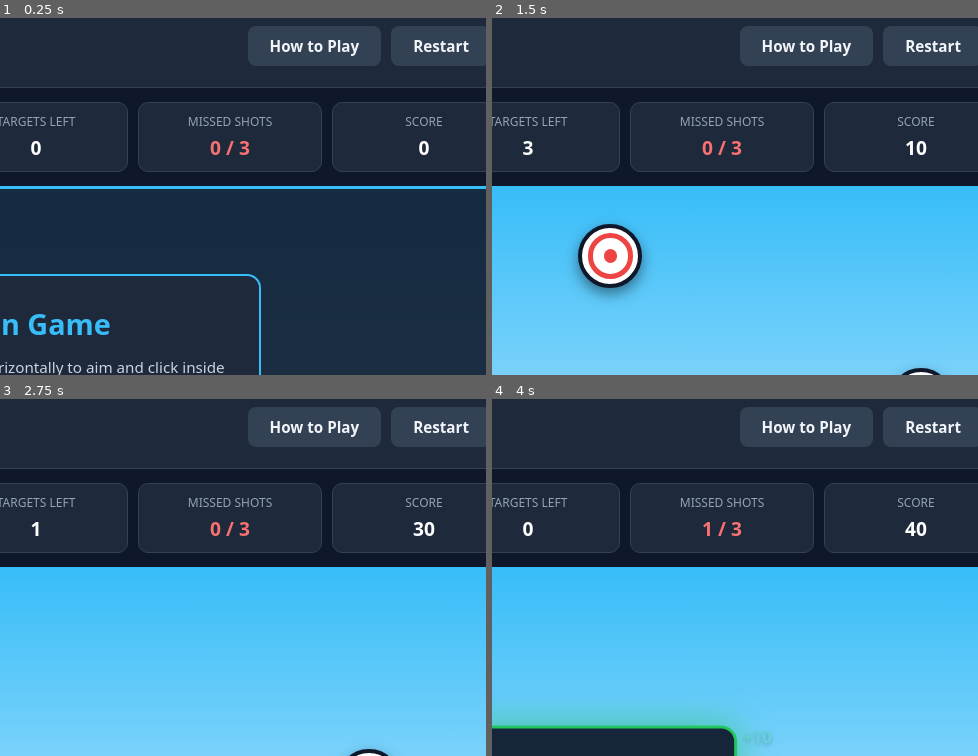
Above: before the commit, frames 1-4 (two rows, left to right).
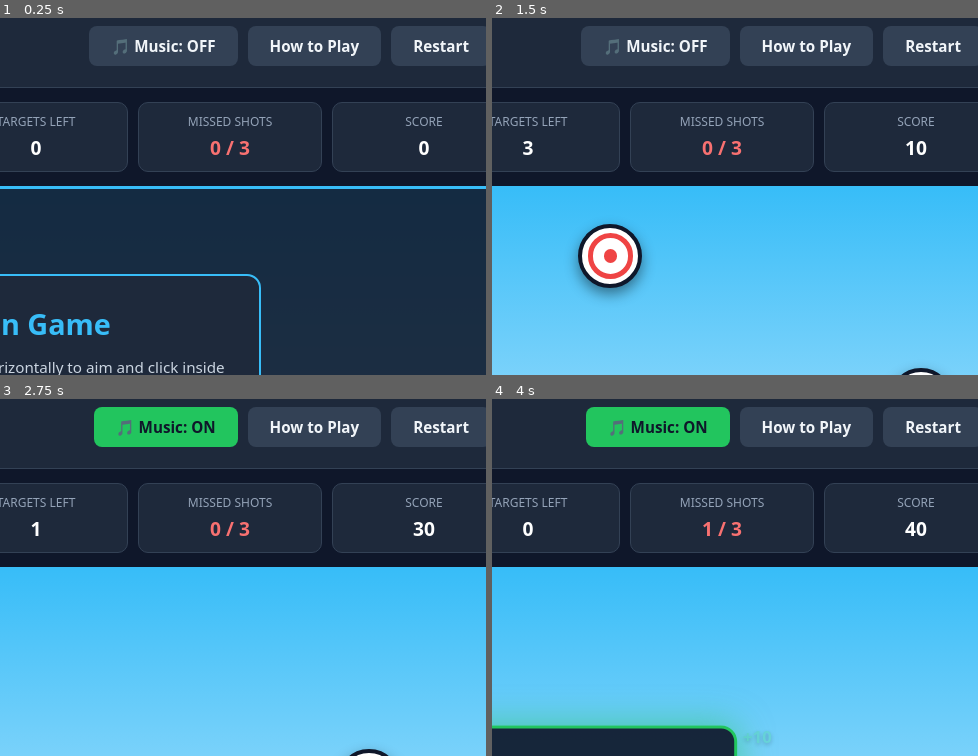
Above: after the commit, the same moments.

Repository: Hussaindx3/Gun-Game
Game: browser game, page index.html
The game is run twice, just before and just after one commit, with the same random seed, the same clock (stepped at 60 frames per second) and the same inputs.
Inputs (mouse positions are % of the whole screen's width and height, from its top left):
- Up to frame 1 (0.25 s): no input
- Up to frame 2 (1.5 s): click "Play Now" at 0.27 s; move the mouse to (50, 70) at 1.07 s; click (4, 66) at 1.27 s
- Up to frame 3 (2.75 s): move the mouse to (30, 55) at 1.67 s; click (63, 36) at 1.87 s; click (63, 7) at 2.02 s, where only the run after the commit has a clickable "🎵 Music: OFF"; move the mouse to (70, 52) at 2.27 s; click (6, 46) at 2.47 s
- Up to frame 4 (4 s): move the mouse to (65, 77) at 2.87 s; click (50, 63) at 3.07 s; move the mouse to (25, 81) at 3.47 s; click (72, 56) at 3.67 s
The pictures show only the part of the screen within x 46-96%, y 3-53%; the shares and areas given below are measured in that part.

The runs differ from the first frame. In frame 1, 3.4% of the frame differs, in the area x 18-49%, y 2-14%; in frame 2, 3.4%; in frame 3, 3.1%; in frame 4, 3.1%.

Commit message:
add sound

Diff:
--- a/app.js
+++ b/app.js
@@ -14,6 +14,10 @@
 let animationFrameId = null;
 let weaponX = 480;
 
+/*----- Background Music State Variables -----*/
+let isMusicPlaying = false;
+let musicInterval = null;
+
 const arenaEl = document.getElementById('game-arena');
 const targetsLayerEl = document.getElementById('targets-layer');
 const weaponEl = document.getElementById('weapon');
@@ -35,6 +39,7 @@
 const startGameBtn = document.getElementById('start-game-btn');
 const instructionsBtn = document.getElementById('instructions-btn');
 const restartBtn = document.getElementById('restart-btn');
+const musicToggleBtn = document.getElementById('music-toggle-btn');
 
 function init() {
   populateStageDropdown();
@@ -146,7 +151,7 @@
 
 function handleShoot(e) {
   if (!isPlaying) return;
-  if (e.target.closest('.modal-overlay') || e.target.closest('.center-banner')) return;
+  if (e.target.closest('.modal-overlay') || e.target.closest('.center-banner') || e.target.closest('.header-controls')) return;
 
   weaponEl.classList.add('recoil');
   setTimeout(() => weaponEl.classList.remove('recoil'), 80);
@@ -167,6 +172,10 @@
 
   if (hitIndex !== -1) {
     const hitTarget = activeTargets[hitIndex];
+
+    /* Play Hit Sound Effect */
+    playShootSound(true);
+
     renderBulletTracer(weaponX, hitTarget.y + hitTarget.size / 2);
     showFeedback(weaponX, hitTarget.y, `+${stageConfig.pointsPerHit}`, 'hit-pop');
 
@@ -177,6 +186,9 @@
     updateHUD();
     checkStageProgress();
   } else {
+    /* Play Miss Sound Effect */
+    playShootSound(false);
+
     renderBulletTracer(weaponX, 0);
     showFeedback(weaponX, arenaEl.clientHeight - 115, 'MISS!', 'miss-pop');
 
@@ -281,6 +293,84 @@
   scoreDisplayEl.textContent = score;
 }
 
+/*----- Web Audio API Sound Generator for Gun Shots -----*/
+const audioCtx = new (window.AudioContext || window.webkitAudioContext)();
+
+function playShootSound(isHit) {
+  if (audioCtx.state === 'suspended') {
+    audioCtx.resume();
+  }
+
+  const oscillator = audioCtx.createOscillator();
+  const gainNode = audioCtx.createGain();
+
+  oscillator.type = isHit ? 'triangle' : 'sawtooth';
+
+  const startFreq = isHit ? 520 : 180;
+  const endFreq = isHit ? 110 : 40;
+
+  oscillator.frequency.setValueAtTime(startFreq, audioCtx.currentTime);
+  oscillator.frequency.exponentialRampToValueAtTime(endFreq, audioCtx.currentTime + 0.15);
+
+  gainNode.gain.setValueAtTime(0.3, audioCtx.currentTime);
+  gainNode.gain.exponentialRampToValueAtTime(0.01, audioCtx.currentTime + 0.15);
+
+  oscillator.connect(gainNode);
+  gainNode.connect(audioCtx.destination);
+
+  oscillator.start();
+  oscillator.stop(audioCtx.currentTime + 0.15);
+}
+
+/*----- Relaxing & Upbeat Melodic Background Music Generator -----*/
+const melodyNotes = [261.63, 329.63, 392.00, 523.25, 392.00, 329.63]; // C4, E4, G4, C5, G4, E4
+let melodyIndex = 0;
+
+function playComfortableBeat() {
+  if (!isMusicPlaying) return;
+  if (audioCtx.state === 'suspended') audioCtx.resume();
+
+  const osc = audioCtx.createOscillator();
+  const gain = audioCtx.createGain();
+
+  // Using 'triangle' wave for a smooth, relaxing, and comfortable sound tone
+  osc.type = 'triangle';
+  osc.frequency.setValueAtTime(melodyNotes[melodyIndex % melodyNotes.length], audioCtx.currentTime);
+  melodyIndex++;
+
+  // Low volume to keep it ambient and relaxing in the background
+  gain.gain.setValueAtTime(0.04, audioCtx.currentTime);
+  gain.gain.exponentialRampToValueAtTime(0.0001, audioCtx.currentTime + 0.4);
+
+  osc.connect(gain);
+  gain.connect(audioCtx.destination);
+
+  osc.start();
+  osc.stop(audioCtx.currentTime + 0.4);
+}
+
+function toggleBackgroundMusic() {
+  if (audioCtx.state === 'suspended') {
+    audioCtx.resume();
+  }
+
+  isMusicPlaying = !isMusicPlaying;
+
+  if (isMusicPlaying) {
+    musicToggleBtn.textContent = '🎵 Music: ON';
+    musicToggleBtn.style.background = '#22c55e';
+    musicToggleBtn.style.color = '#0f172a';
+    musicInterval = setInterval(playComfortableBeat, 350);
+  } else {
+    musicToggleBtn.textContent = '🎵 Music: OFF';
+    musicToggleBtn.style.background = '#334155';
+    musicToggleBtn.style.color = '#f1f5f9';
+    clearInterval(musicInterval);
+  }
+}
+
+musicToggleBtn.addEventListener('click', toggleBackgroundMusic);
+
 arenaEl.addEventListener('mousemove', handleAim);
 arenaEl.addEventListener('mousedown', handleShoot);
 
--- a/index.html
+++ b/index.html
@@ -17,6 +17,7 @@
         <p class="subtitle" id="stage-theme-name">Stage 1: Desert Outpost</p>
       </div>
       <div class="header-controls">
+        <button id="music-toggle-btn" class="btn secondary-btn">🎵 Music: OFF</button>
         <button id="instructions-btn" class="btn secondary-btn">How to Play</button>
         <button id="restart-btn" class="btn secondary-btn">Restart</button>
       </div>
